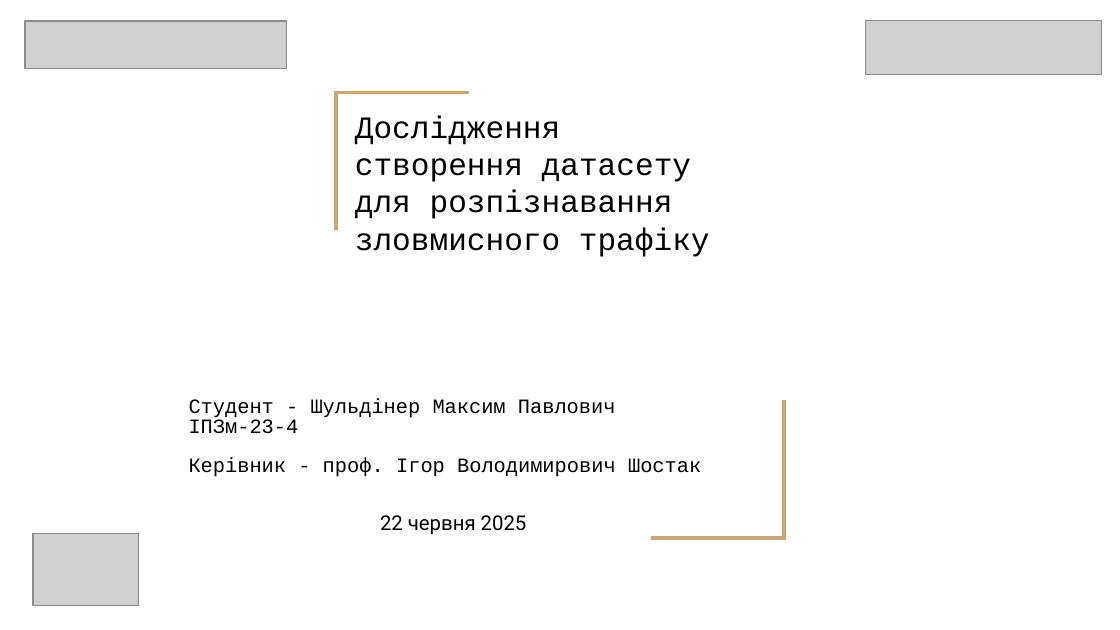
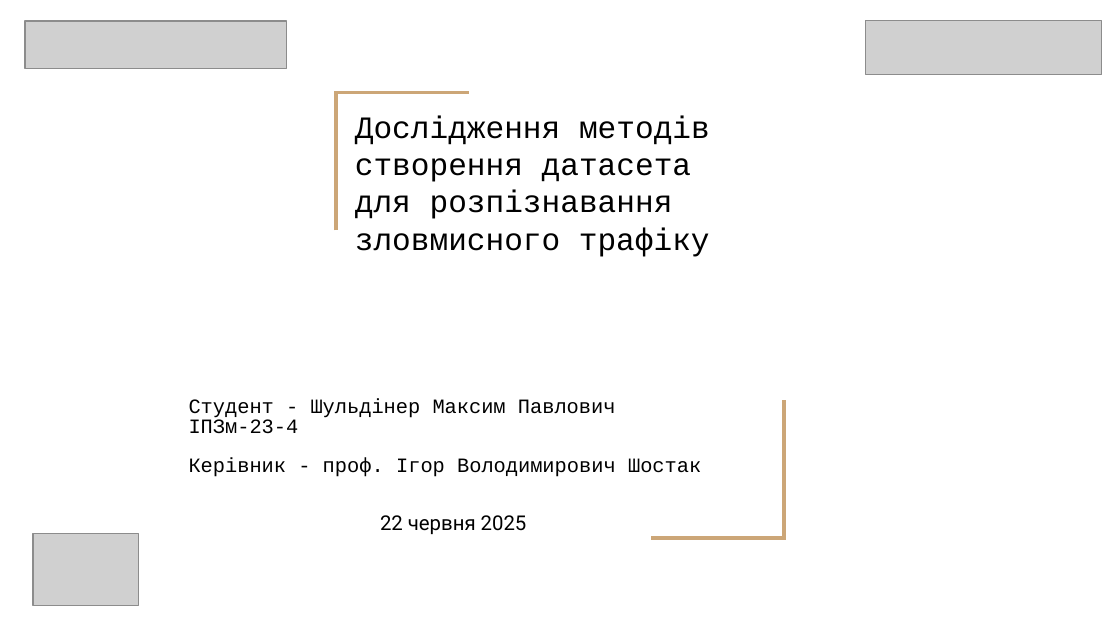
Before and after one commit to mshshshshshsh3/masters, a slide deck: slide 1 of 2025_М_ПІ_ІПЗ-23-4_Шульдінер_М_П.pptx. Drawn at 1120x630 pixels with LibreOffice and Linux fonts; fonts in the diff are those of the drawing; grey boxes stand for pictures. Boxes give left, top, right and bottom in pixels: in the first picture for what was removed or moved away, otherwise in the second. Text is boxed around its words. In the diff, an @@ line names an element or a change of style, - is before the commit and + after.

```diff
--- a/2025_М_ПІ_ІПЗ-23-4_Шульдінер_М_П.pptx
+++ b/2025_М_ПІ_ІПЗ-23-4_Шульдінер_М_П.pptx
@@ title at [355, 115, 710, 257]: text changed @@
-Дослідження створення датасету для розпізнавання зловмисного трафіку
+Дослідження методів створення датасета для розпізнавання зловмисного трафіку
```
